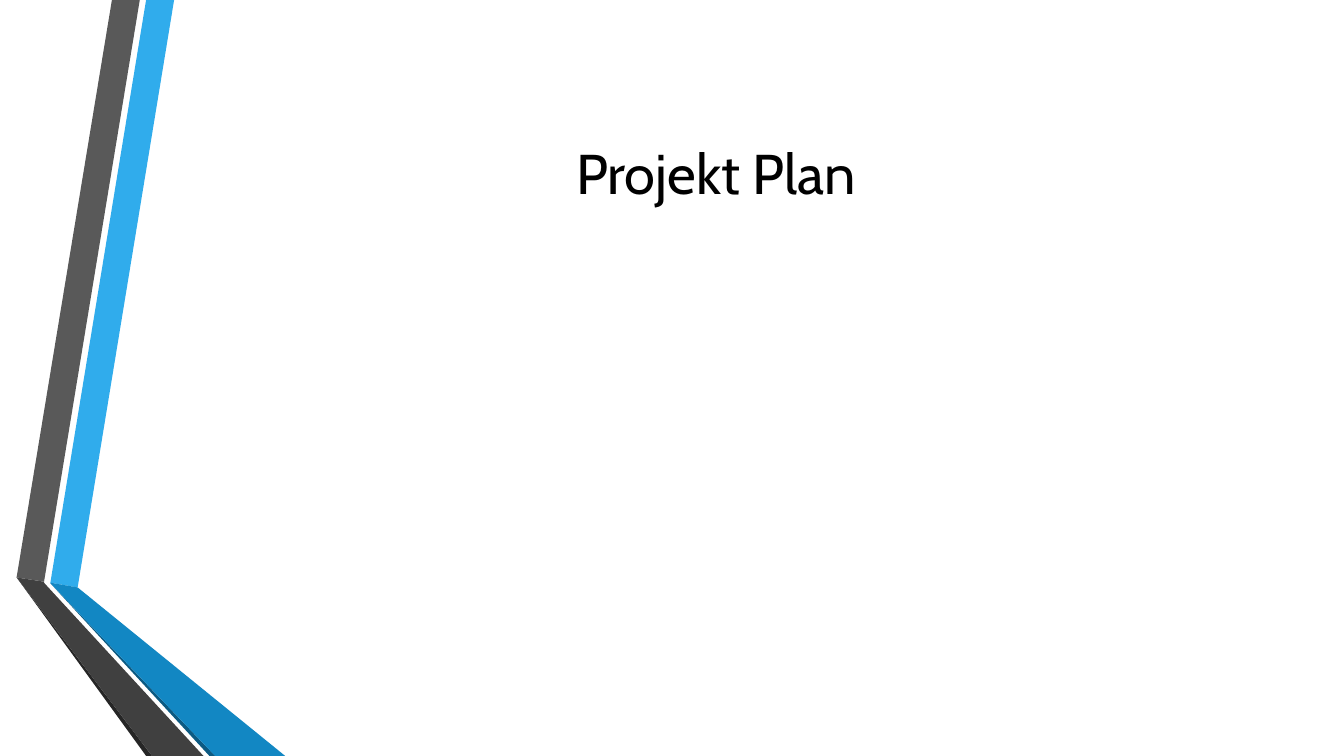
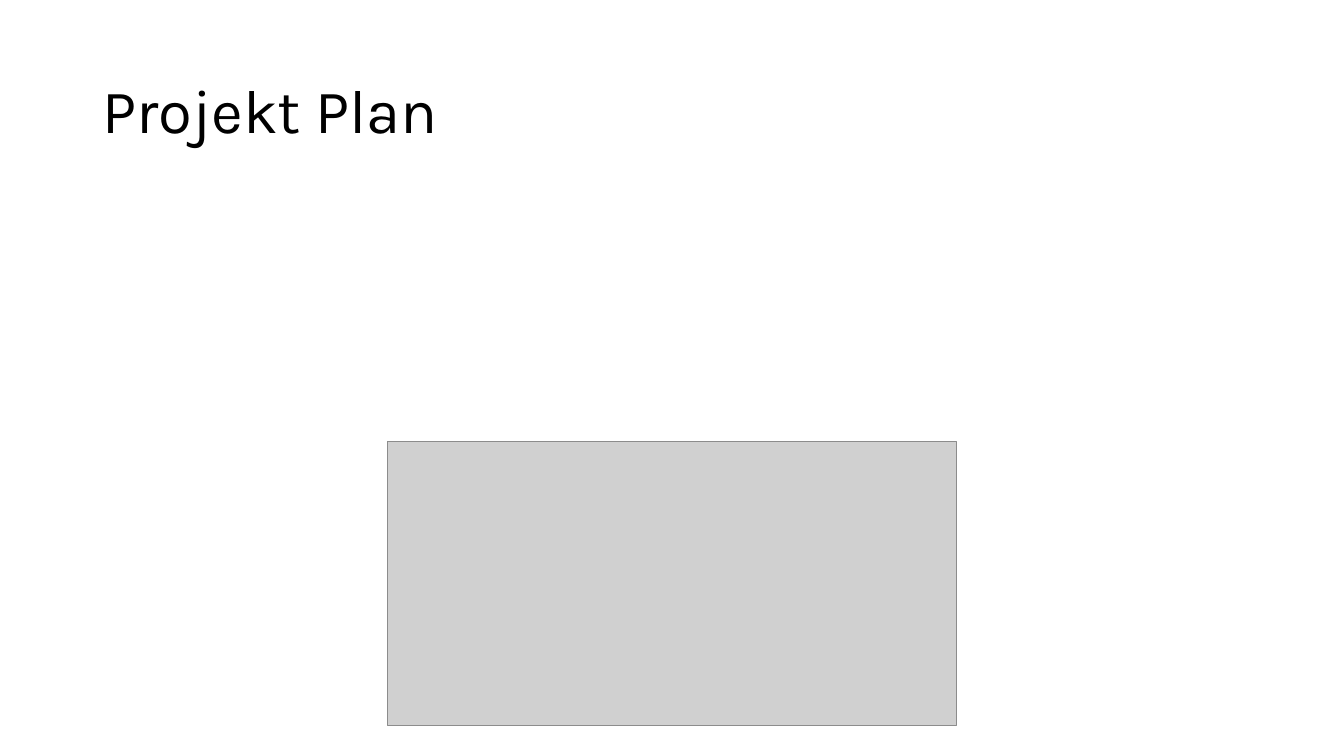
Before and after one commit to verifizieren/iGOAT, a slide deck: slide 9 of Presentation/Gruppe10(Präsentation1).pptx (slide 8 before the commit). Drawn at 1344x756 pixels with LibreOffice and Linux fonts; fonts in the diff are those of the drawing; grey boxes stand for pictures; background and template pictures are left out. Boxes give left, top, right and bottom in pixels: in the first picture for what was removed or moved away, otherwise in the second. Text is boxed around its words. In the diff, an @@ line names an element or a change of style, - is before the commit and + after.

```diff
--- a/Presentation/Gruppe10(Präsentation1).pptx
+++ b/Presentation/Gruppe10(Präsentation1).pptx
@@ title "Projekt Plan": place and size @@
-title "Projekt Plan" at <box>576,152,856,207</box>
+title "Projekt Plan" at <box>102,90,438,148</box>
@@ title "Projekt Plan" at <box>102,90,438,148</box>: size 40 to 44 pt, font Cabin to Karla; alignment centre to left; line spacing 1 to 0.9 @@
@@ picture added at <box>388,442,957,726</box> @@
@@ group removed at <box>16,0,285,756</box>: 6 freeform shapes @@
```
Also in this commit, not shown: 3 other slides changed, 5 slides added, 4 slides removed.
